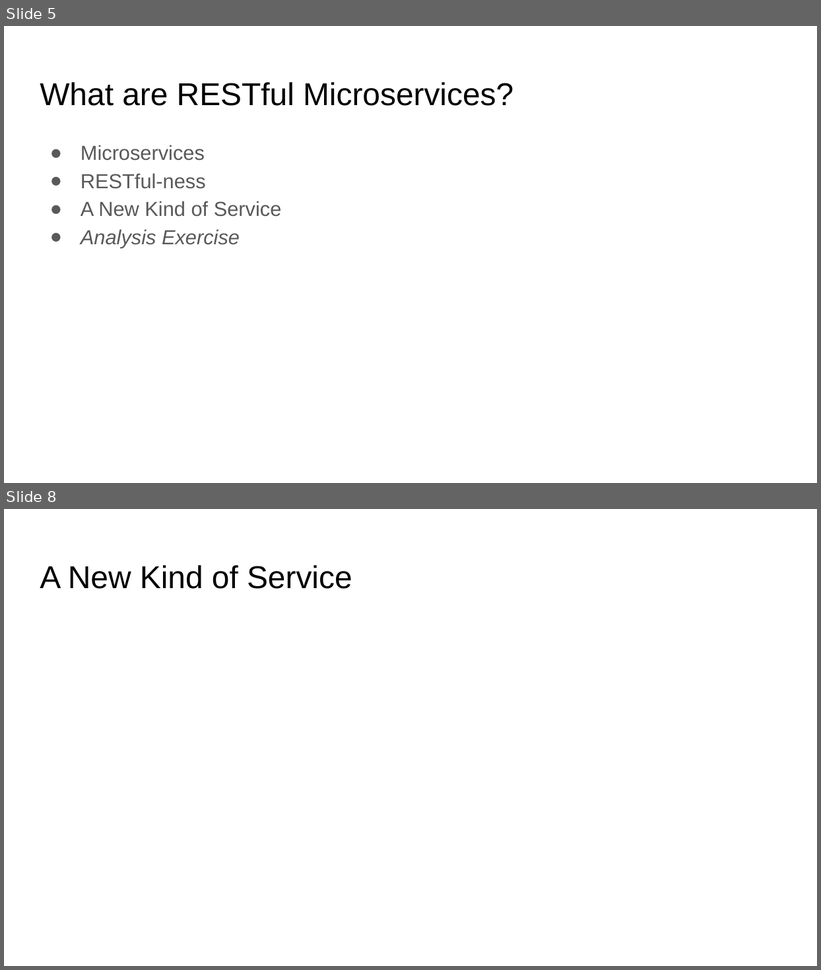
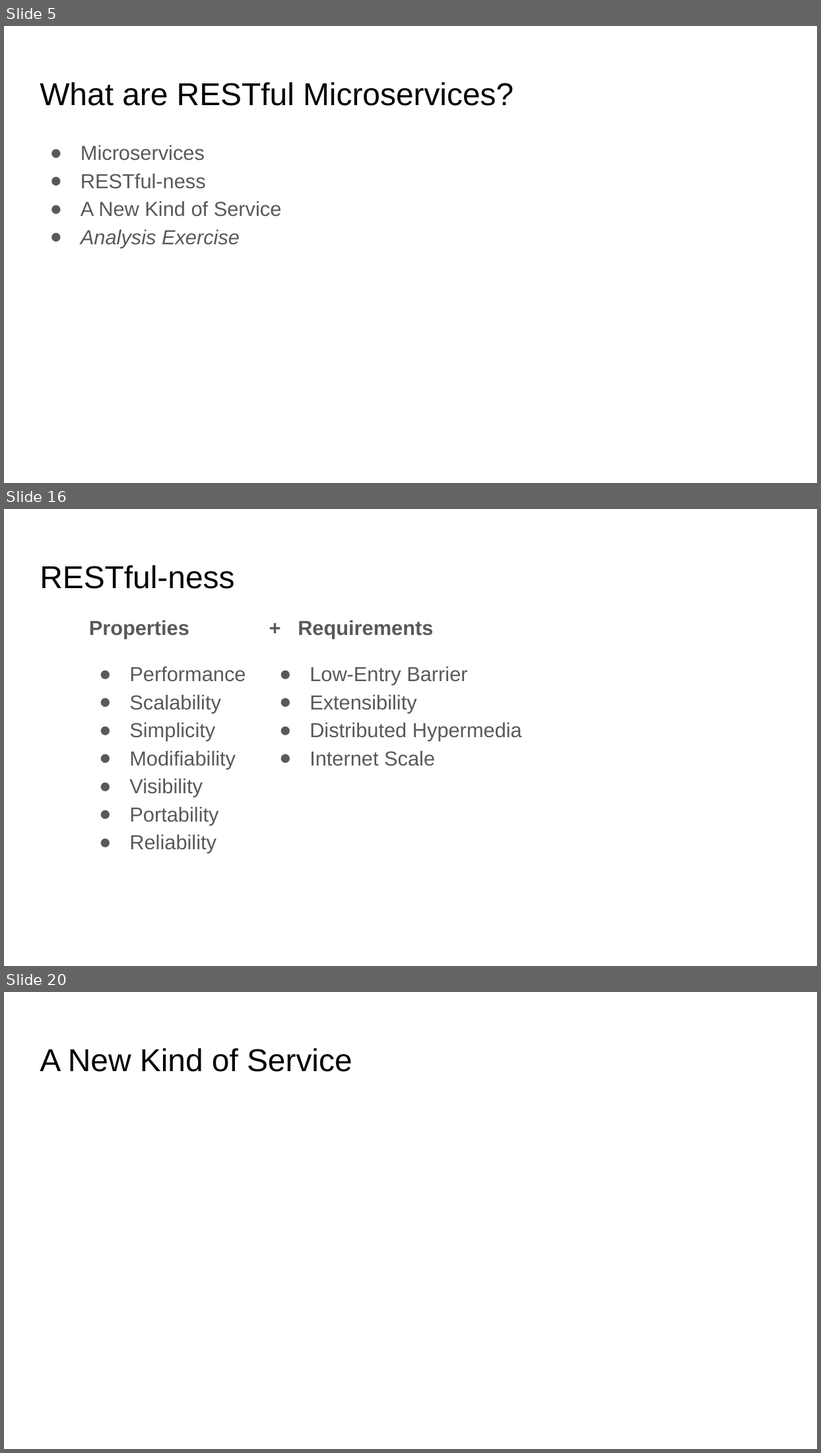
Before and after one commit to mamund/2018-02-sacon-workshop, a slide deck: slides/RESTful Microservices from the Ground Up.pptx. Shown one above the other, each under a label of ours: slides 5 and 8 before the commit, slides 5, 16 and 20 after it; the slides between them are not shown. The pictures are 821x970 and 821x1453 pixels, drawn with LibreOffice and Linux fonts; fonts in the diff are those of the drawing; background and template pictures are left out. Boxes give left, top, right and bottom in pixels: in the first picture for what was removed or moved away, otherwise in the second. Text is boxed around its words. In the diff, an @@ line names an element or a change of style, - is before the commit and + after.

```diff
--- a/slides/RESTful Microservices from the Ground Up.pptx
+++ b/slides/RESTful Microservices from the Ground Up.pptx
@@ slide 16 added at (4, 509, 817, 966), background #FFFFFF @@
@@ title added at (40, 565, 234, 589), 28 pt, text #000000 @@
+RESTful-ness
@@ text added at (89, 620, 246, 854), 18 pt, text #595959 @@
+Properties
+● Performance
+● Scalability
+● Simplicity
+● Modifiability
+● Visibility
+● Portability
+● Reliability
@@ text added at (298, 620, 522, 766), 18 pt, text #595959 @@
++ Requirements
+● Low-Entry Barrier
+● Extensibility
+● Distributed Hypermedia
+● Internet Scale
@@ what was slide 8 is now slide 20 @@
```
Also in this commit, not shown: 13 other slides added, 2 slides removed, 1 other file.
